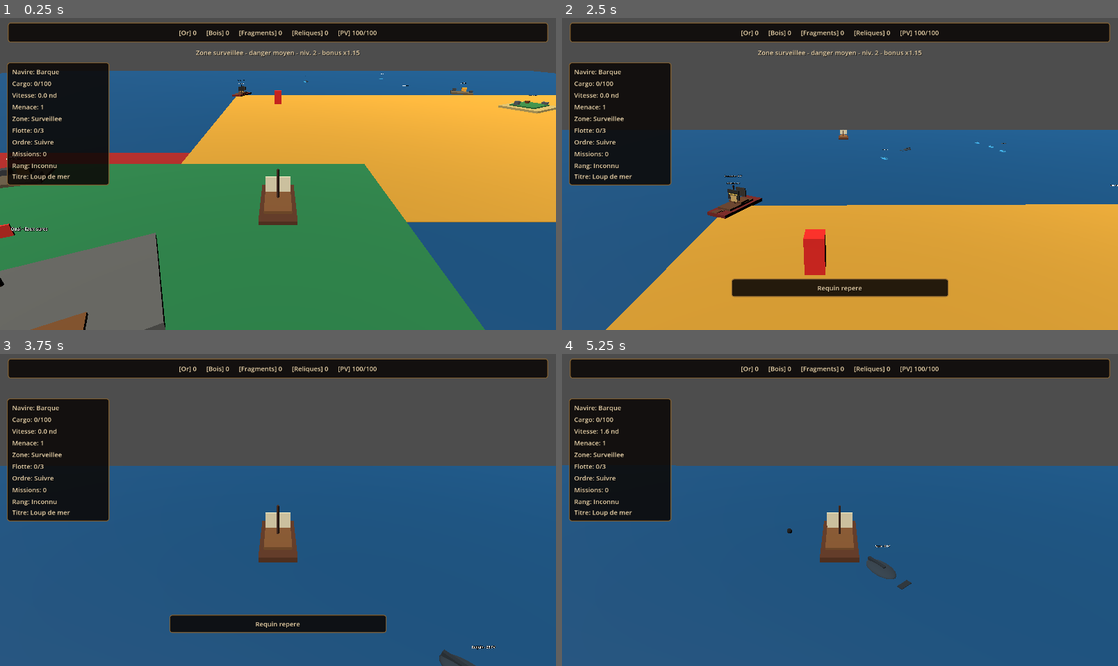
Above: before the commit, frames 1-4 (two rows, left to right).
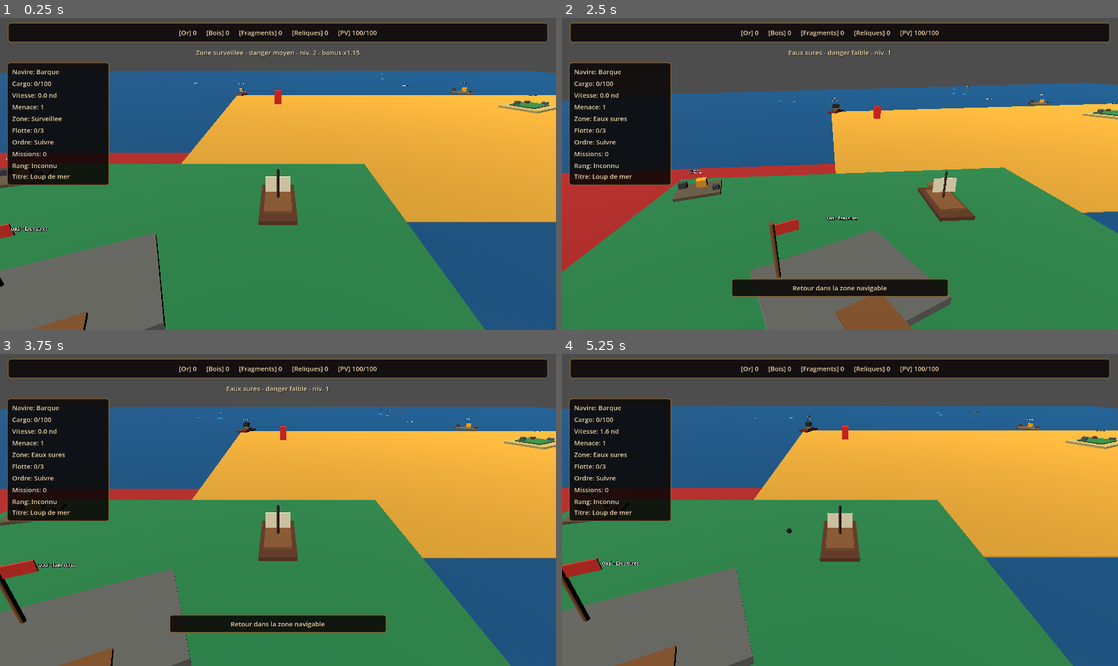
Above: after the commit, the same moments.

Repository: blou132/jeux-pirate
Game: Godot game, scene res://scenes/world/World.tscn
The game is run twice, just before and just after one commit, with the same random seed, the same clock (stepped at 60 frames per second) and the same inputs.
Inputs (mouse positions are in pixels of both pictures, inside the frame that each line leads up to):
- Up to frame 1 (0.25 s): no input
- Up to frame 2 (2.5 s): tap Enter at 0.5 s; move the mouse to (962, 158) at 0.52 s; hold D 0.53-1.25 s; tap R at 0.6 s; click (962, 158) at 0.67 s; drag from (728, 189) to (812, 236) at 1.27 s; tap Space at 2 s; move the mouse to (895, 105) at 2.02 s; hold D from 2.03 s (still down); hold Q from 2.03 s (still down)
- Up to frame 3 (3.75 s): release D at 2.75 s; release Q at 2.75 s; drag from (250, 572) to (111, 463) at 2.77 s; move the mouse to (444, 556) at 3.52 s; hold A from 3.53 s (still down); tap C at 3.6 s
- Up to frame 4 (5.25 s): release A at 4.25 s; drag from (673, 463) to (756, 432) at 4.27 s; move the mouse to (867, 510) at 5.02 s; hold S from 5.03 s (still down); tap E at 5.1 s; click (867, 510) at 5.17 s

The runs differ from the first frame. In frame 1, less than 0.1% of the frame differs, in the area x 34-71%, y 17-26%; in frame 2, 66%; in frame 3, 66%; in frame 4, 69%, in the area x 0-100%, y 16-100%.

Commit message:
fix: distribute spawns by danger region

Diff:
--- a/scenes/world/World.tscn
+++ b/scenes/world/World.tscn
@@ -236,15 +236,33 @@
 script = ExtResource("9_enemy_spawn_point")
 danger_zone = "safe_waters"
 
+[node name="SpawnSafeShoals" type="Marker3D" parent="SpawnManager"]
+position = Vector3(20, 0, -34)
+rotation_degrees = Vector3(0, -75, 0)
+script = ExtResource("9_enemy_spawn_point")
+danger_zone = "safe_waters"
+
 [node name="SpawnNorthChannel" type="Marker3D" parent="SpawnManager"]
 position = Vector3(-8, 0, -46)
 rotation_degrees = Vector3(0, 155, 0)
 script = ExtResource("9_enemy_spawn_point")
 danger_zone = "watched_zone"
 
+[node name="SpawnWatchedReef" type="Marker3D" parent="SpawnManager"]
+position = Vector3(42, 0, -66)
+rotation_degrees = Vector3(0, 130, 0)
+script = ExtResource("9_enemy_spawn_point")
+danger_zone = "watched_zone"
+
 [node name="SpawnEastReef" type="Marker3D" parent="SpawnManager"]
-position = Vector3(54, 0, 18)
+position = Vector3(68, 0, 80)
 rotation_degrees = Vector3(0, -105, 0)
+script = ExtResource("9_enemy_spawn_point")
+danger_zone = "contested_zone"
+
+[node name="SpawnContestedSouth" type="Marker3D" parent="SpawnManager"]
+position = Vector3(10, 0, 82)
+rotation_degrees = Vector3(0, -140, 0)
 script = ExtResource("9_enemy_spawn_point")
 danger_zone = "contested_zone"
 
@@ -260,12 +278,24 @@
 script = ExtResource("9_enemy_spawn_point")
 danger_zone = "hostile_zone"
 
+[node name="SpawnHostileOuter" type="Marker3D" parent="SpawnManager"]
+position = Vector3(-94, 0, -18)
+rotation_degrees = Vector3(0, 95, 0)
+script = ExtResource("9_enemy_spawn_point")
+danger_zone = "hostile_zone"
+
 [node name="SpawnDeadlyTreasureRoute" type="Marker3D" parent="SpawnManager"]
 position = Vector3(-88, 0, 64)
 rotation_degrees = Vector3(0, 45, 0)
 script = ExtResource("9_enemy_spawn_point")
 danger_zone = "deadly_zone"
 
+[node name="SpawnDeadlyNorth" type="Marker3D" parent="SpawnManager"]
+position = Vector3(-108, 0, 98)
+rotation_degrees = Vector3(0, 20, 0)
+script = ExtResource("9_enemy_spawn_point")
+danger_zone = "deadly_zone"
+
 [node name="MarineCreatureSpawner" type="Node3D" parent="."]
 script = ExtResource("17_marine_creature_spawner")
 
@@ -275,15 +305,33 @@
 script = ExtResource("18_marine_creature_spawn_point")
 danger_zone = "safe_waters"
 
+[node name="CreatureSpawnSafeKelp" type="Marker3D" parent="MarineCreatureSpawner"]
+position = Vector3(-24, 0, -66)
+rotation_degrees = Vector3(0, 15, 0)
+script = ExtResource("18_marine_creature_spawn_point")
+danger_zone = "safe_waters"
+
 [node name="CreatureSpawnWatchedChannel" type="Marker3D" parent="MarineCreatureSpawner"]
 position = Vector3(8, 0, -70)
 rotation_degrees = Vector3(0, 160, 0)
 script = ExtResource("18_marine_creature_spawn_point")
 danger_zone = "watched_zone"
 
+[node name="CreatureSpawnWatchedShallows" type="Marker3D" parent="MarineCreatureSpawner"]
+position = Vector3(46, 0, -76)
+rotation_degrees = Vector3(0, 120, 0)
+script = ExtResource("18_marine_creature_spawn_point")
+danger_zone = "watched_zone"
+
 [node name="CreatureSpawnContestedBank" type="Marker3D" parent="MarineCreatureSpawner"]
-position = Vector3(78, 0, 44)
+position = Vector3(68, 0, 82)
 rotation_degrees = Vector3(0, -120, 0)
+script = ExtResource("18_marine_creature_spawn_point")
+danger_zone = "contested_zone"
+
+[node name="CreatureSpawnContestedDrift" type="Marker3D" parent="MarineCreatureSpawner"]
+position = Vector3(12, 0, 80)
+rotation_degrees = Vector3(0, -145, 0)
 script = ExtResource("18_marine_creature_spawn_point")
 danger_zone = "contested_zone"
 
@@ -293,9 +341,21 @@
 script = ExtResource("18_marine_creature_spawn_point")
 danger_zone = "hostile_zone"
 
+[node name="CreatureSpawnHostileTrench" type="Marker3D" parent="MarineCreatureSpawner"]
+position = Vector3(-100, 0, -32)
+rotation_degrees = Vector3(0, 55, 0)
+script = ExtResource("18_marine_creature_spawn_point")
+danger_zone = "hostile_zone"
+
 [node name="CreatureSpawnDeadlyDepths" type="Marker3D" parent="MarineCreatureSpawner"]
 position = Vector3(-104, 0, 100)
 rotation_degrees = Vector3(0, 40, 0)
+script = ExtResource("18_marine_creature_spawn_point")
+danger_zone = "deadly_zone"
+
+[node name="CreatureSpawnDeadlyAbyss" type="Marker3D" parent="MarineCreatureSpawner"]
+position = Vector3(-70, 0, 106)
+rotation_degrees = Vector3(0, -10, 0)
 script = ExtResource("18_marine_creature_spawn_point")
 danger_zone = "deadly_zone"
 
